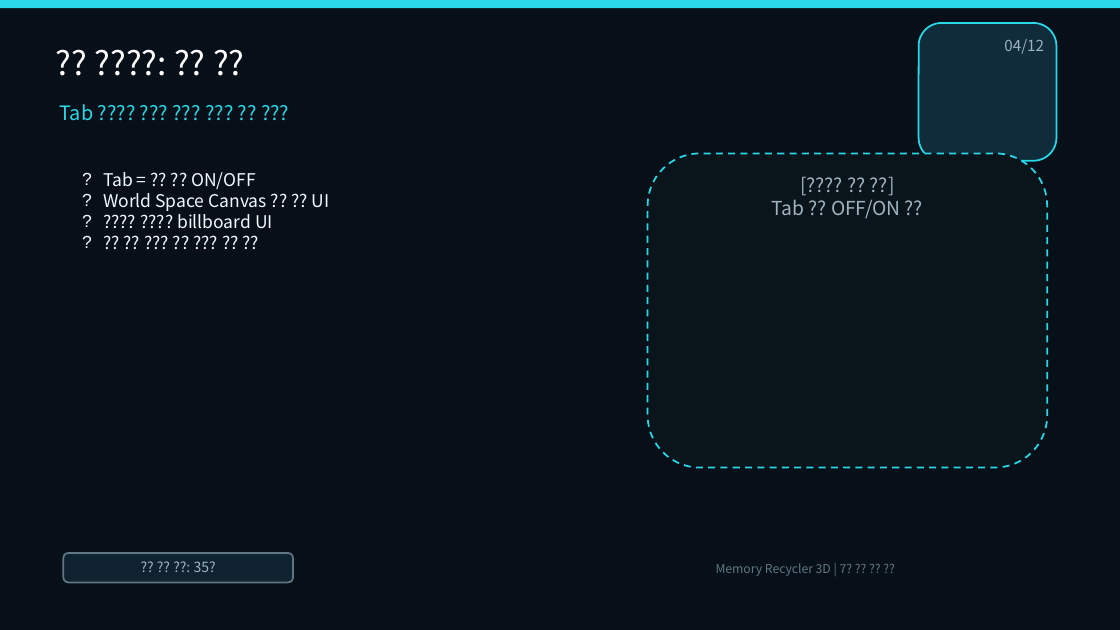
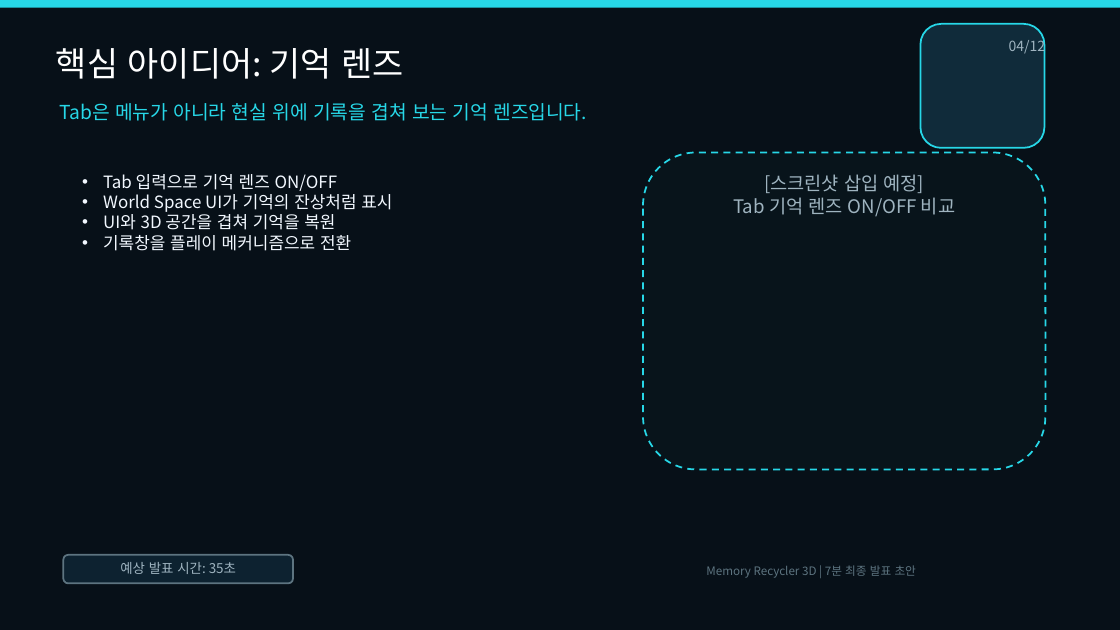
Before and after one commit to wodnd0403/memory_recycler, a slide deck: slide 4 of Docs/MemoryRecycler3D_Final_Presentation.pptx. Drawn at 1120x630 pixels with LibreOffice and Linux fonts; fonts in the diff are those of the drawing. Boxes give left, top, right and bottom in pixels: in the first picture for what was removed or moved away, otherwise in the second. Text is boxed around its words. In the diff, an @@ line names an element or a change of style, - is before the commit and + after.

Commit message:
fix: 최종 발표 PPT 한글 인코딩 정상화

```diff
--- a/Docs/MemoryRecycler3D_Final_Presentation.pptx
+++ b/Docs/MemoryRecycler3D_Final_Presentation.pptx
@@ rounded rectangle: place and size @@
-rounded rectangle at (919,23,1057,160)
+rounded rectangle at (921,24,1045,148)
@@ rounded rectangle at (921,24,1045,148): outline #28D8E8 1.5 pt to #27D7E7 1.5 pt @@
@@ text at (56,48,403,79): text changed; size 28.5 to 29 pt @@
-?? ????: ?? ??
+핵심 아이디어: 기억 렌즈
@@ text "04/12" at (1009,37,1046,55): size 13 to 12 pt @@
@@ text at (60,103,587,121): text changed; size 17 to 16.5 pt; text colour #28D8E8 to #27D7E7 @@
-Tab ???? ??? ??? ??? ?? ???
+Tab은 메뉴가 아니라 현실 위에 기록을 겹쳐 보는 기억 렌즈입니다.
@@ text at (103,174,392,251): text changed; size 15 to 14.5 pt @@
-? Tab = ?? ?? ON/OFF
-? World Space Canvas ?? ?? UI
-? ???? ???? billboard UI
-? ?? ?? ??? ?? ??? ?? ??
+• Tab 입력으로 기억 렌즈 ON/OFF
+• World Space UI가 기억의 잔상처럼 표시
+• UI와 3D 공간을 겹쳐 기억을 복원
+• 기록창을 플레이 메커니즘으로 전환
@@ rounded rectangle "[스크린샷 삽입 예정]": place and size @@
-rounded rectangle "[스크린샷 삽입 예정]" at (648,154,1048,468)
+rounded rectangle "[스크린샷 삽입 예정]" at (644,153,1046,470)
@@ rounded rectangle "[스크린샷 삽입 예정]" at (644,153,1046,470): fill #0A141B to #08141B; outline #28D8E8 1.5 pt dashed to #27D7E7 1.5 pt dashed @@
@@ text in rounded rectangle at (733,174,955,217): text changed; size 16.5 to 16 pt @@
-[???? ?? ??]
-Tab ?? OFF/ON ??
+[스크린샷 삽입 예정]
+Tab 기억 렌즈 ON/OFF 비교
@@ rounded rectangle "예상 발표 시간: 35초" at (63,555,292,584): fill #0E2230 to #0D2230; outline #5F7783 1.5 pt to #5D7480 1.5 pt @@
@@ text in rounded rectangle at (120,562,236,574): text changed; size 12 to 11.5 pt @@
-?? ?? ??: 35?
+예상 발표 시간: 35초
@@ text at (706,565,916,578): text changed; size 10.5 to 10 pt; text colour #5F7783 to #5D7480 @@
-Memory Recycler 3D | 7? ?? ?? ??
+Memory Recycler 3D | 7분 최종 발표 초안
```
Also in this commit, not shown: 8 other slides changed, 3 slides added, 3 slides removed, 2 other files.
